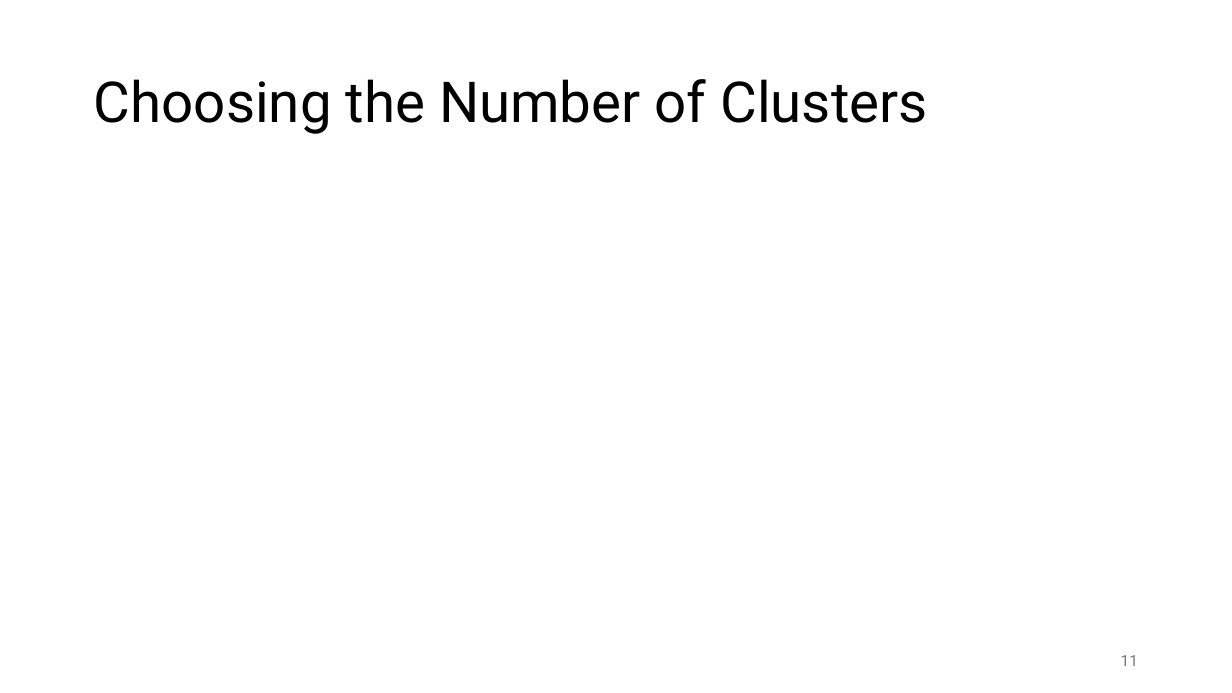
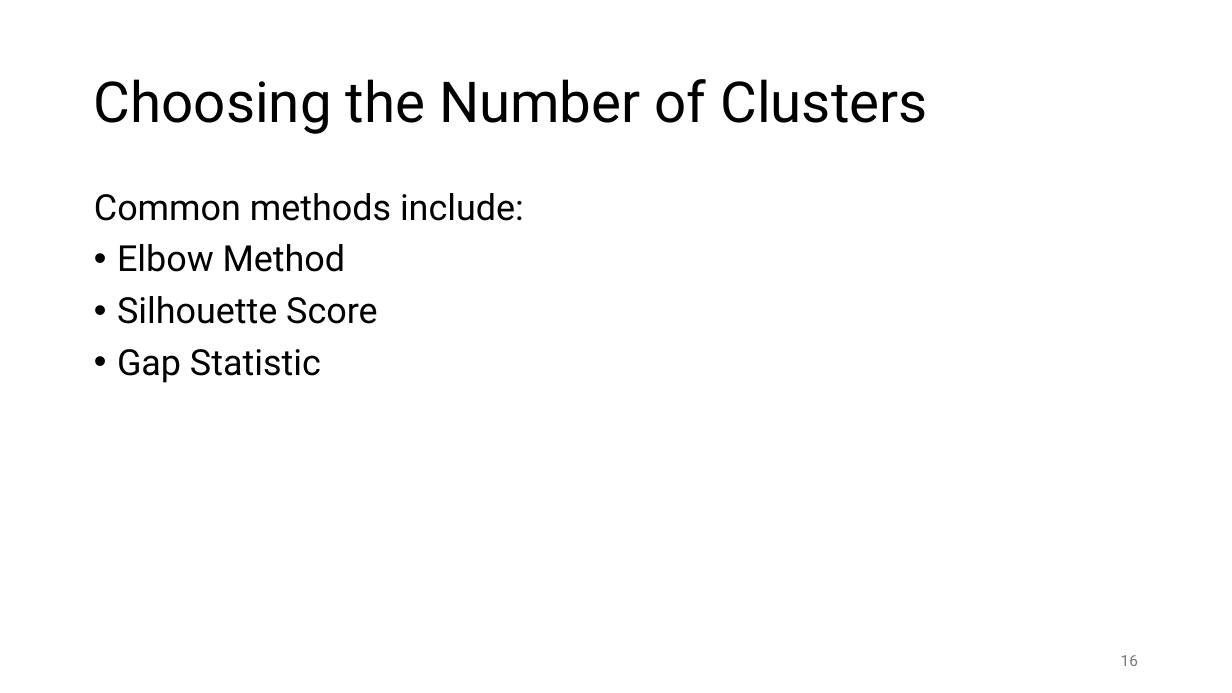
Before and after one commit to FelixWick/data_science, a slide deck: slide 16 of slides/2_clustering.pptx (slide 11 before the commit). Drawn at 1232x693 pixels with LibreOffice and Linux fonts; fonts in the diff are those of the drawing. Boxes give left, top, right and bottom in pixels: in the first picture for what was removed or moved away, otherwise in the second. Text is boxed around its words. In the diff, an @@ line names an element or a change of style, - is before the commit and + after.

```diff
--- a/slides/2_clustering.pptx
+++ b/slides/2_clustering.pptx
@@ text added at (94, 193, 524, 383), 28 pt, text #000000 @@
+Common methods include:
+• Elbow Method
+• Silhouette Score
+• Gap Statistic
@@ page number at (1121, 655, 1138, 666): text changed @@
-11
+16
```
Also in this commit, not shown: 6 other slides changed, 5 slides added, 2 other files.
